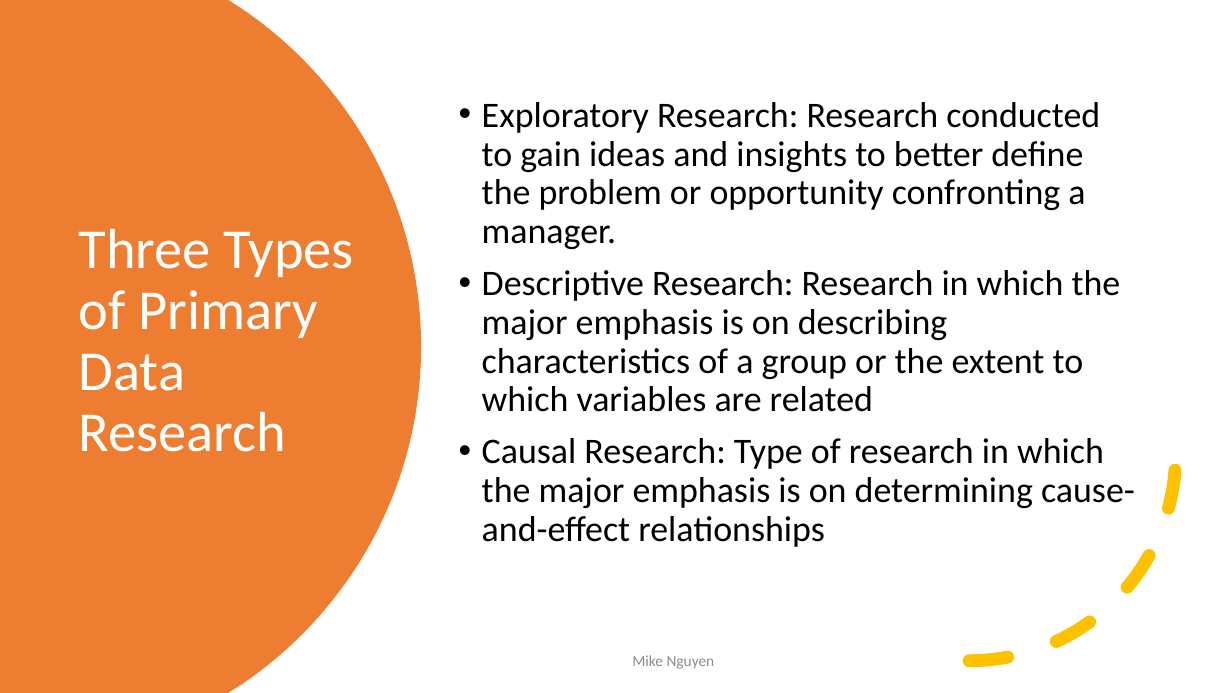
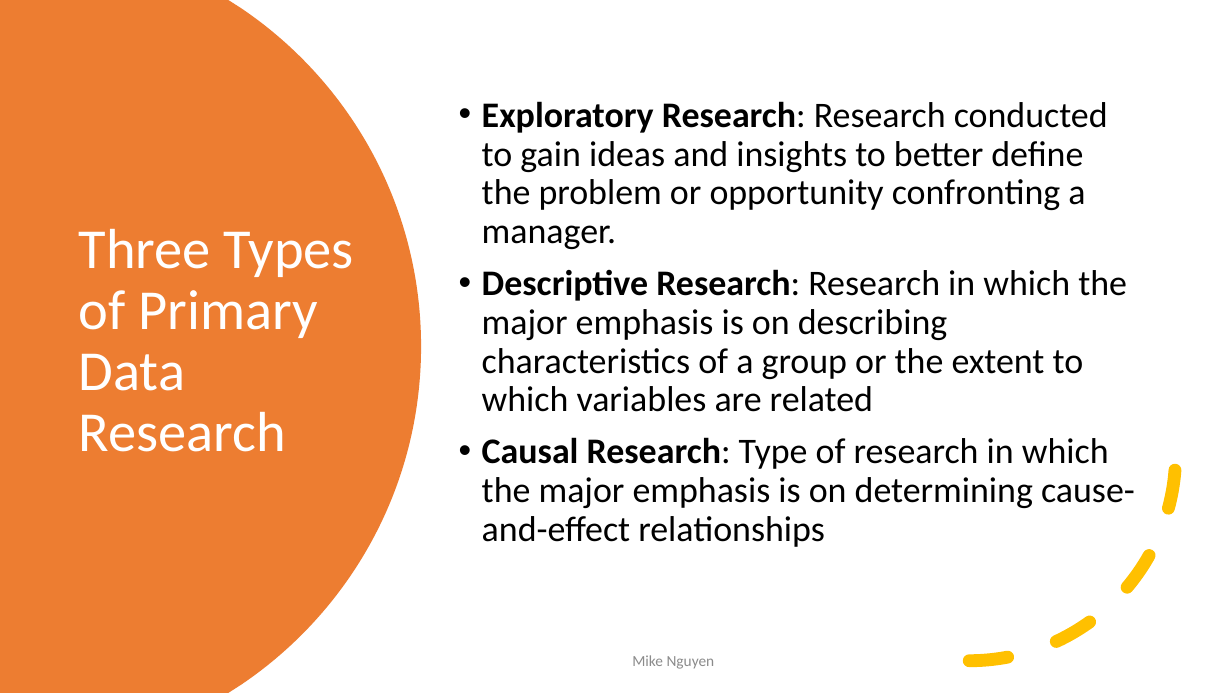
Before and after one commit to mikenguyen13/mar4050_S22, a slide deck: slide 18 of lectures/4/1_External Secondary Data_Causal Research.pptx (slide 19 before the commit). Drawn at 1232x693 pixels with LibreOffice and Linux fonts; fonts in the diff are those of the drawing. Boxes give left, top, right and bottom in pixels: in the first picture for what was removed or moved away, otherwise in the second. Text is boxed around its words. In the diff, an @@ line names an element or a change of style, - is before the commit and + after.

```diff
--- a/lectures/4/1_External Secondary Data_Causal Research.pptx
+++ b/lectures/4/1_External Secondary Data_Causal Research.pptx
@@ text "Exploratory Research: Research conducted to ..." at (x1=482, y1=101, x2=1135, y2=547): bold on in "Exploratory Research:", "Descriptive Research:", "Causal Research:" @@
```
Also in this commit, not shown: 5 other slides changed, 1 slide removed.
